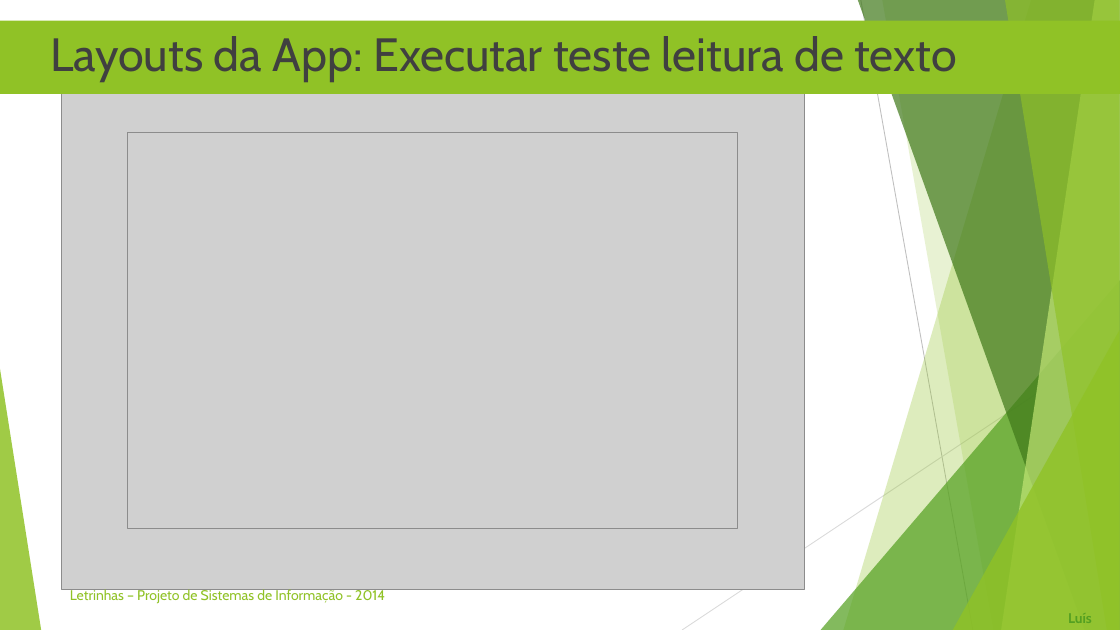
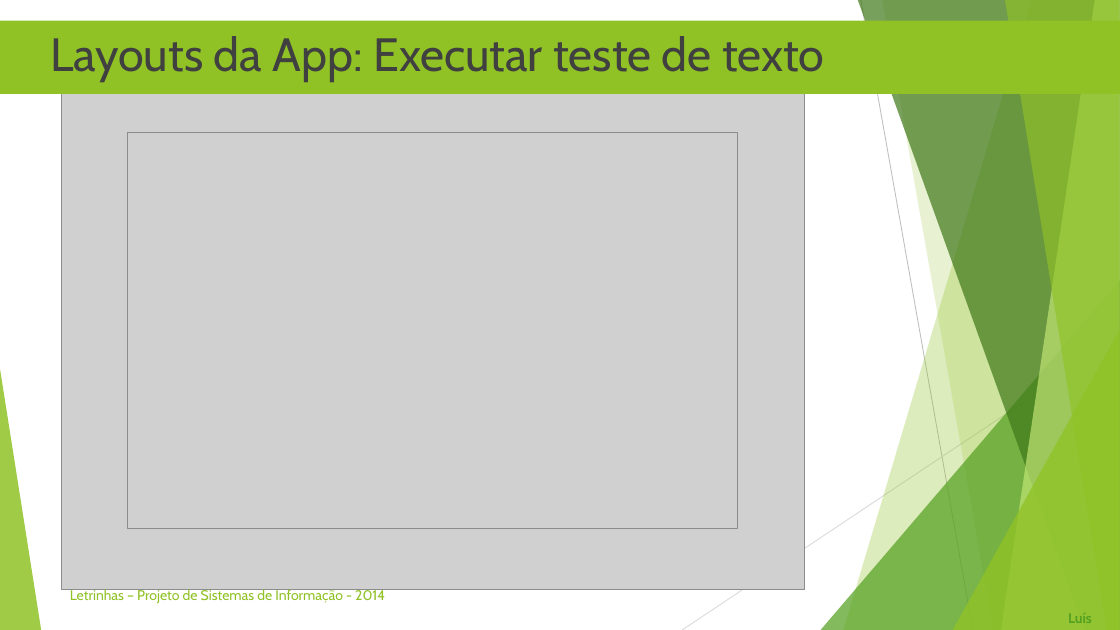
Before and after one commit to iptomar/letrinhas, a slide deck: slide 18 of ApresentacaoAula30-05.pptx. Drawn at 1120x630 pixels with LibreOffice and Linux fonts; fonts in the diff are those of the drawing; grey boxes stand for pictures. Boxes give left, top, right and bottom in pixels: in the first picture for what was removed or moved away, otherwise in the second. Text is boxed around its words. In the diff, an @@ line names an element or a change of style, - is before the commit and + after.

```diff
--- a/ApresentacaoAula30-05.pptx
+++ b/ApresentacaoAula30-05.pptx
@@ text in rectangle at box(50, 36, 824, 82): text changed @@
-▶ Layouts da App: Executar teste leitura de texto
+▶ Layouts da App: Executar teste de texto
```
Also in this commit, not shown: 6 other slides changed.
